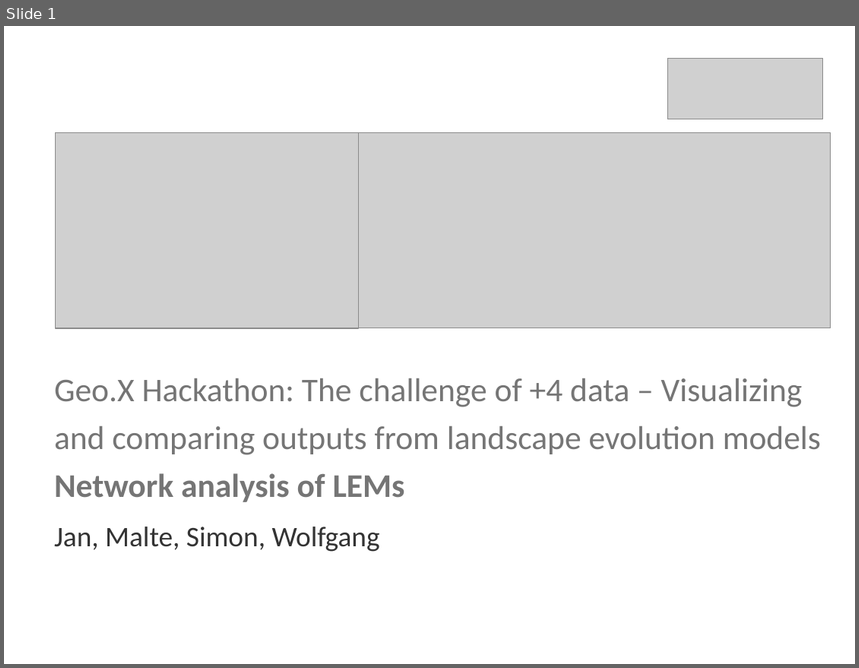
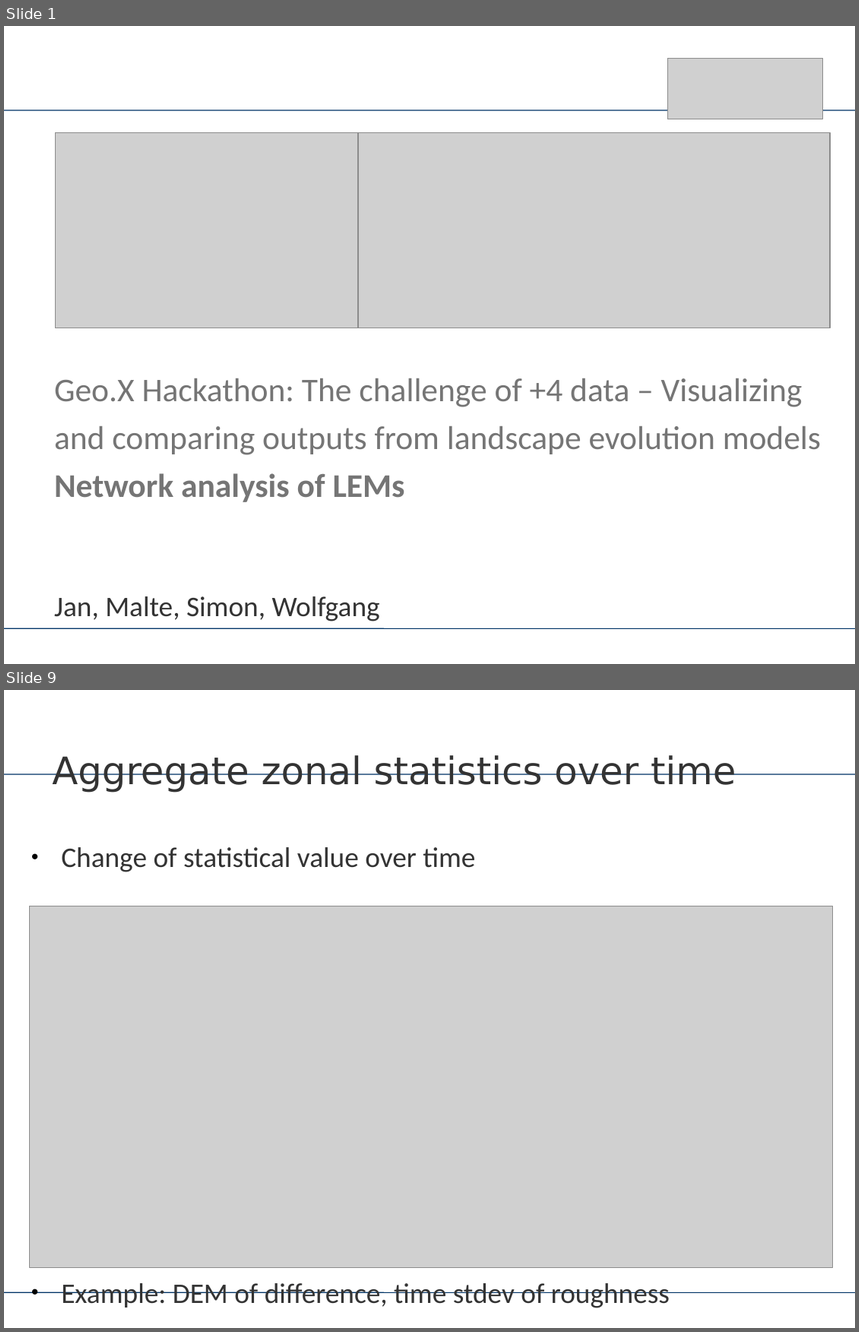
Before and after one commit to Geo-X-Hackathon/lem_network, a slide deck: Hackathon_network.pptx. Shown one above the other, each under a label of ours: slide 1 before the commit, slides 1 and 9 after it; the slides between them are not shown. The pictures are 859x668 and 859x1332 pixels, drawn with LibreOffice and Linux fonts; fonts in the diff are those of the drawing; grey boxes stand for pictures. Boxes give left, top, right and bottom in pixels: in the first picture for what was removed or moved away, otherwise in the second. Text is boxed around its words. In the diff, an @@ line names an element or a change of style, - is before the commit and + after.

```diff
--- a/Hackathon_network.pptx
+++ b/Hackathon_network.pptx
@@ slide 9 added at [4,690,855,1328], background #FFFFFF; not listed: 2 template elements that a slide beside it also shows @@
@@ text added at [52,755,736,793], 32 pt, text #333333 @@
+Aggregate zonal statistics over time
@@ text added at [61,847,475,872], 24 pt, text #333333 @@
+● Change of statistical value over time
@@ picture added at [30,906,833,1268] @@
@@ text added at [61,1284,670,1309], 24 pt, text #333333 @@
+● Example: DEM of difference, time stdev of roughness
@@ slide 1 changed as well @@
@@ line added from (4, 110) to (855, 110), #003366 0.74 pt @@
@@ text "Jan, Malte, Simon, Wolfgang": place and size @@
-text "Jan, Malte, Simon, Wolfgang" at [54,527,380,552]
+text "Jan, Malte, Simon, Wolfgang" at [54,597,380,622]
@@ line added from (4, 629) to (855, 629), #003366 0.74 pt @@
```
Also in this commit, not shown: 9 other slides added.
